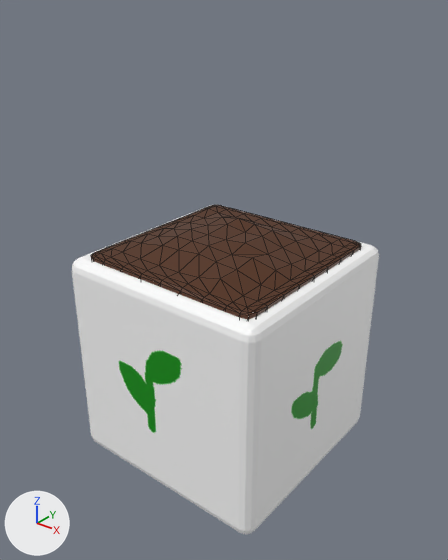
The glTF model assets/models/plots/farm/plant.gltf: old version first, new version second.
Camera for both pictures: a camera (50 mm lens) standing at (3.12, -3.97, 3.17) and looking at (0.01, -0.08, 0.75). Lighting does not change. The marker at lower left points along +X, +Y and +Z. Mesh edges are drawn as thin lines on the coarser meshes. Where no turn or scale is listed for an object, it has been applied to the vertices.

Objects in the first picture: 'Cube', 'dirt'.
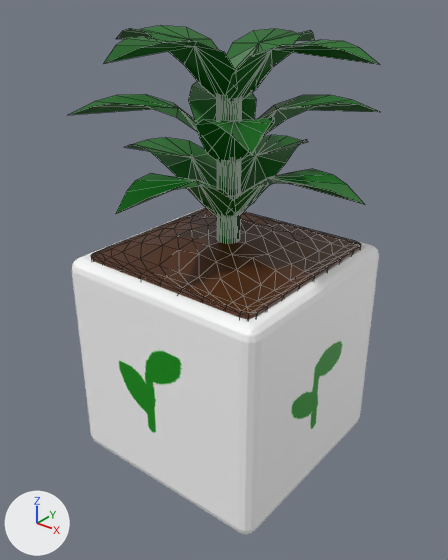
Commit message: plant finished

The change, as a list of edits to the scene's bpy script:
```text
Add img_plant_texture:
    img_plant_texture = load_image('plant_texture', '_unpacked/plant_texture', 1024, 1024, 'sRGB')
Add mat_plant_material:
    mat_plant_material = principled_material('plant_material')
    mat_plant_material.texture = img_plant_texture
Add me_circle_005:
    me_circle_005.from_pydata(...)  # 132 vertices, 188 faces; spans x -1.26..1.26, y -1.26..1.25, z 0.94..1.73
    me_circle_005.materials.append(mat_plant_material)  # picture img_plant_texture
Add me_circle_004:
    me_circle_004.from_pydata(...)  # 132 vertices, 188 faces; spans x -0.89..0.89, y -0.89..0.89, z 0.46..1.25
    me_circle_004.materials.append(mat_plant_material)  # picture img_plant_texture
Add me_circle:
    me_circle.from_pydata(...)  # 132 vertices, 188 faces; spans x -1.26..1.25, y -1.26..1.26, z -0.02..0.77
    me_circle.materials.append(mat_plant_material)  # picture img_plant_texture
Add ob_plant_3:
    ob_plant_3 = bpy.data.objects.new('plant_3', me_circle_005)
    ob_plant_3.location = (-0.005, 0.0, 1.076)
Add ob_plant_2:
    ob_plant_2 = bpy.data.objects.new('plant_2', me_circle_004)
    ob_plant_2.location = (-0.005, 0.0, 1.076)
Add ob_plant_1:
    ob_plant_1 = bpy.data.objects.new('plant_1', me_circle)
    ob_plant_1.location = (-0.005, 0.0, 1.076)
```

Changed parts and their boxes [x1, y1, x2, y2] in the pictures (448 x 560 px):
'plant_3', added (green)
    after: [103, 26, 380, 120]
'plant_1', added (green)
    after: [116, 135, 364, 244]
'plant_2', added (green)
    after: [69, 81, 379, 196]
